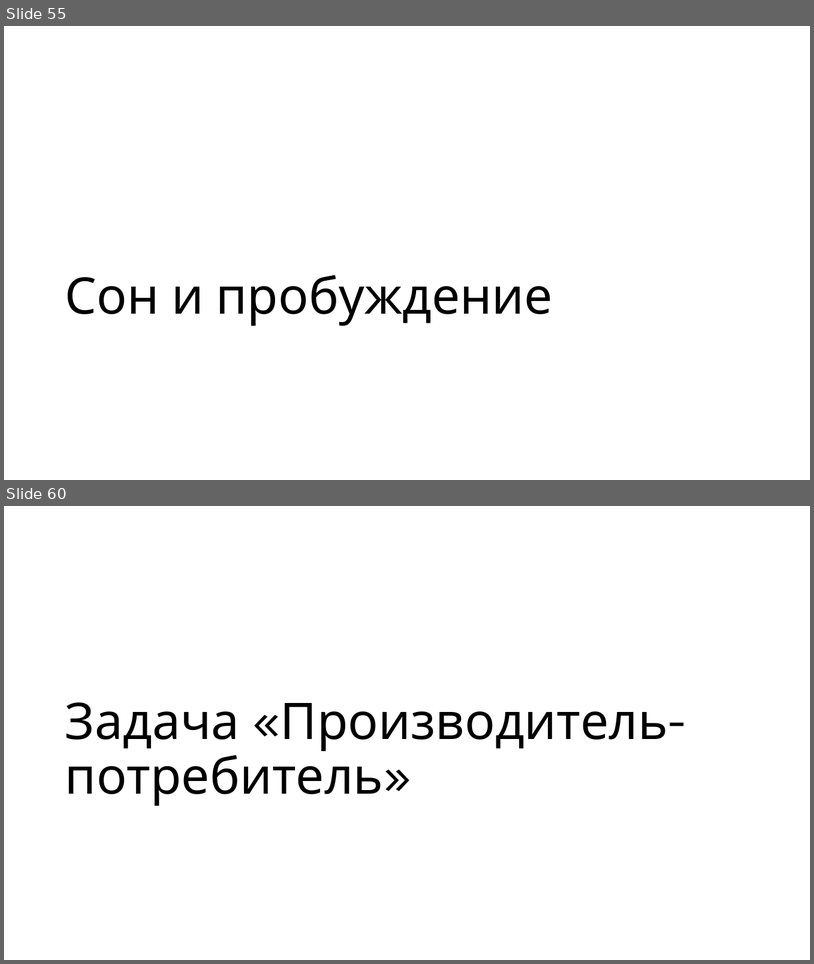
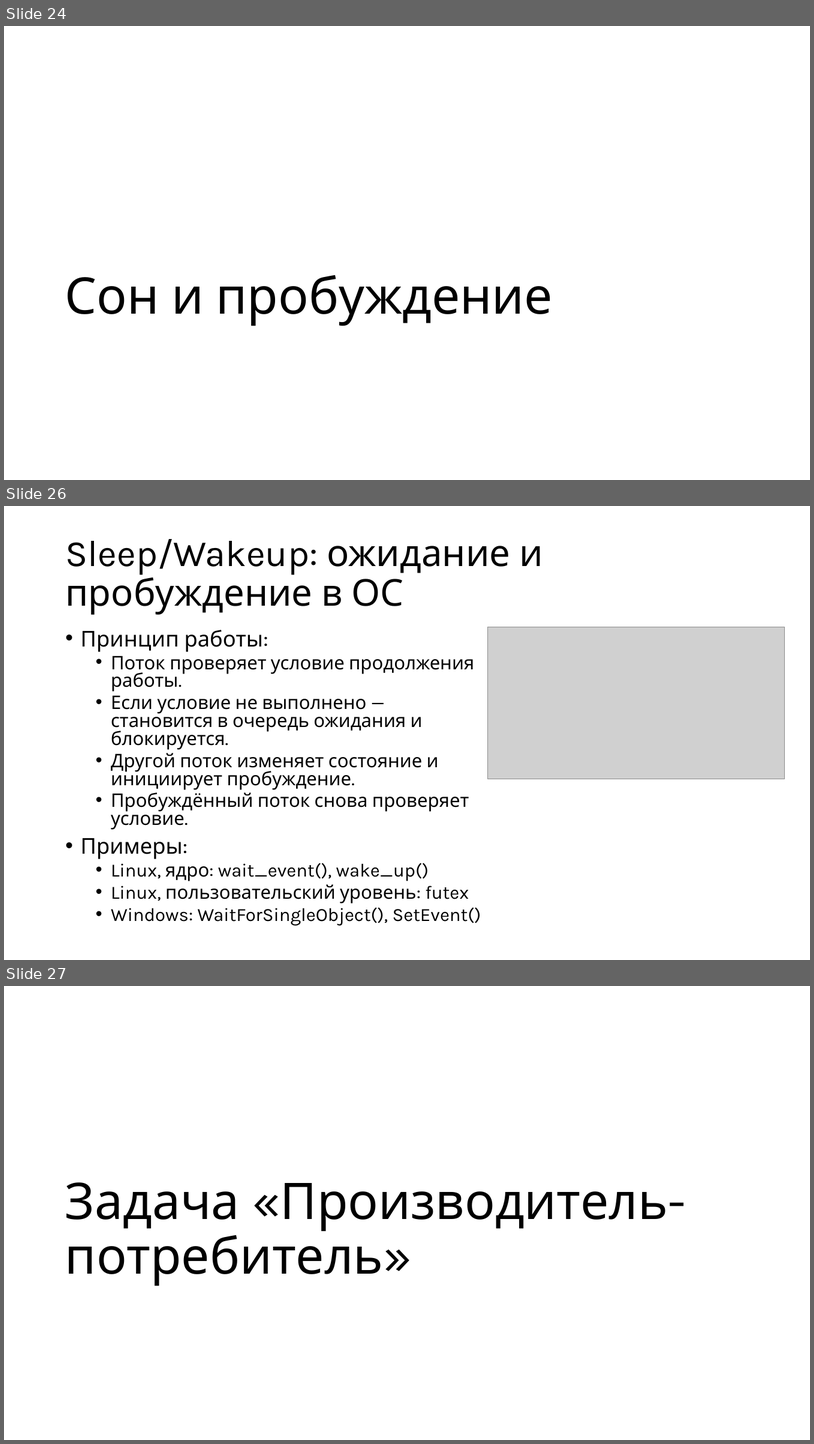
Before and after one commit to alexey-malov/os-course, a slide deck: lectures/05/Синхронизация и межпроцессная коммуникация.pptx. Shown one above the other, each under a label of ours: slides 55 and 60 before the commit, slides 24, 26 and 27 after it; the slides between them are not shown. The pictures are 814x964 and 814x1444 pixels, drawn with LibreOffice and Linux fonts; fonts in the diff are those of the drawing; grey boxes stand for pictures. Boxes give left, top, right and bottom in pixels: in the first picture for what was removed or moved away, otherwise in the second. Text is boxed around its words. In the diff, an @@ line names an element or a change of style, - is before the commit and + after.

```diff
--- a/lectures/05/Синхронизация и межпроцессная коммуникация.pptx
+++ b/lectures/05/Синхронизация и межпроцессная коммуникация.pptx
@@ slide 26 added at (4,506,810,960), background #FFFFFF @@
@@ title added at (65,539,543,615), 44 pt, text #000000 @@
+Sleep/Wakeup: ожидание и пробуждение в ОС
@@ text added at (81,630,482,925), 22.2 pt, text #000000 @@
+• Принцип работы:
+  • Поток проверяет условие продолжения работы.
+  • Если условие не выполнено — становится в очередь ожидания и блокируется.
+  • Другой поток изменяет состояние и инициирует пробуждение.
+  • Пробуждённый поток снова проверяет условие.
+• Примеры:
+  • Linux, ядро: wait_event(), wake_up()
+  • Linux, пользовательский уровень: futex
+  • Windows: WaitForSingleObject(), SetEvent()
@@ picture added at (488,627,785,779) @@
@@ what was slide 55 is now slide 24 @@
@@ what was slide 60 is now slide 27 @@
```
Also in this commit, not shown: 11 slides changed, 67 other slides added, 148 slides removed, 1 other file.
